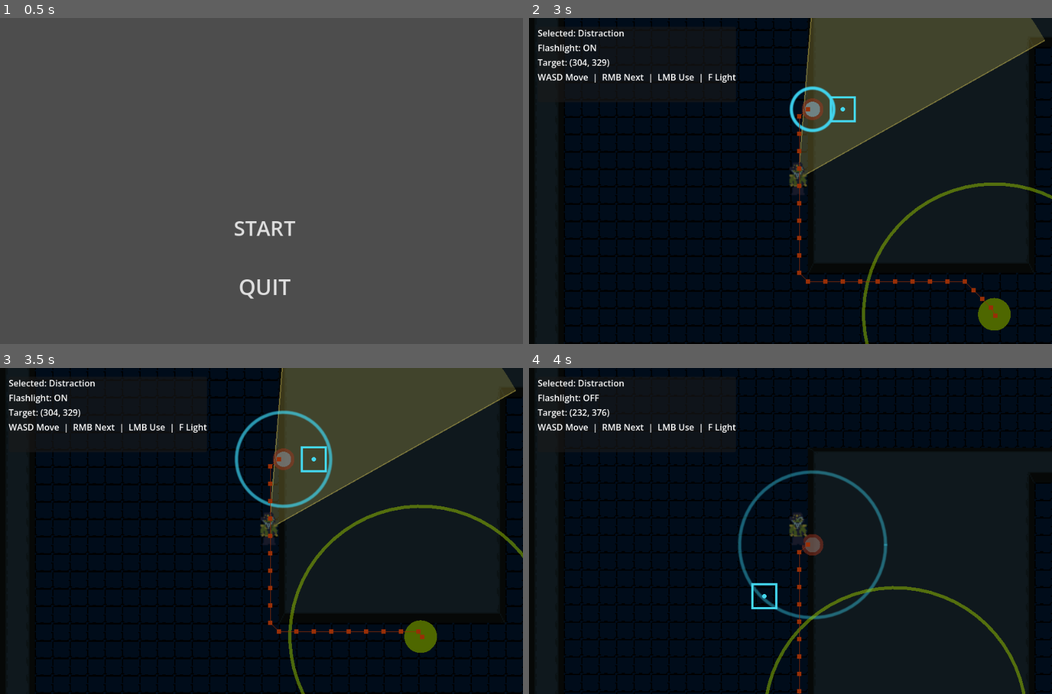
Above: before the commit, frames 1-4 (two rows, left to right).
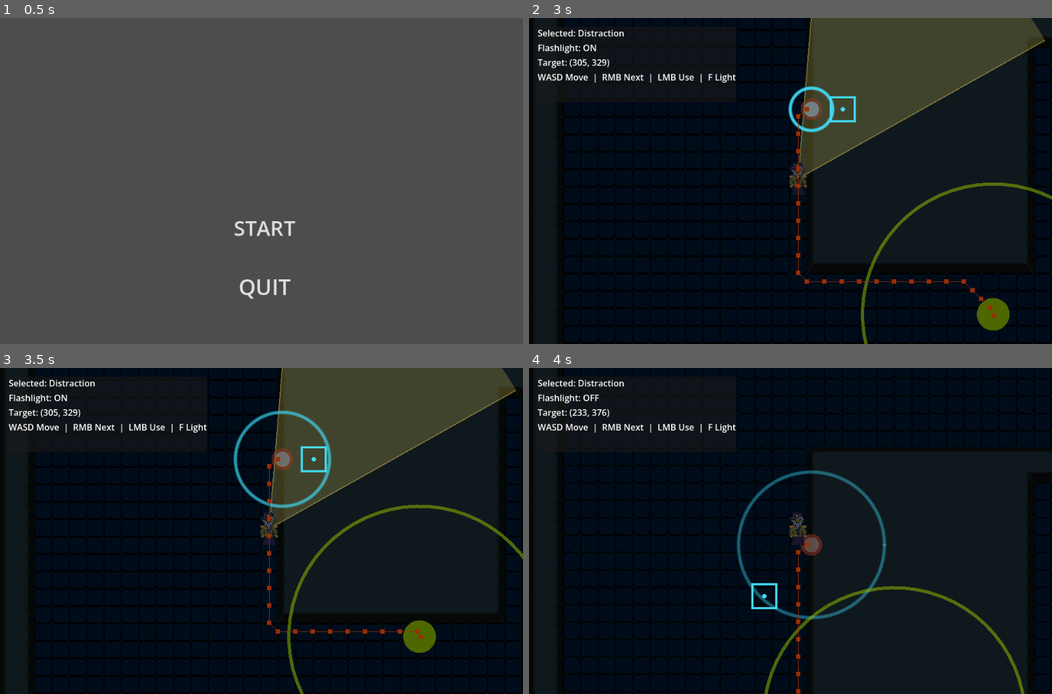
Above: after the commit, the same moments.

Repository: jablonskibrandan/GodotWild98
Game: Godot game, scene res://scenes/main_menu.tscn
The game is run twice, just before and just after one commit, with the same random seed, the same clock (stepped at 60 frames per second) and the same inputs.
Inputs (mouse positions are in pixels of both pictures, inside the frame that each line leads up to):
- Up to frame 1 (0.5 s): no input
- Up to frame 2 (3 s): click "START" at 0.5 s; tap Enter at 1.25 s; move the mouse to (905, 164) at 1.27 s; hold D (move_right) 1.28-2.03 s; hold F (flashlight_toggle) 1.28-2.03 s; move the mouse to (685, 197) at 2.02 s; hold S (move_down) 2.03-2.78 s; right-click (685, 197) at 2.1 s; move the mouse to (842, 109) at 2.77 s; press the mouse at (842, 109) at 2.78 s; hold D (move_right) from 2.78 s (still down)
- Up to frame 3 (3.5 s): keep holding D (move_right)
- Up to frame 4 (4 s): move the mouse to (764, 596) at 3.52 s; release D (move_right) at 3.53 s; release the mouse at (764, 596) at 3.53 s; hold W (move_up) from 3.53 s (still down); tap F (flashlight_toggle) at 3.6 s

Frame 1 is identical in both runs. In frame 2, 3.7% of the frame differs, in the area x 6-100%, y 0-100%; in frame 3, 4.0%; in frame 4, 4.1%.

Commit message:
Player sprites

Diff:
--- a/scenes/floor_one.tscn
+++ b/scenes/floor_one.tscn
@@ -428,24 +428,275 @@
 navigation_layer_0/layers = 1
 sources/0 = SubResource("TileSetAtlasSource_y0f35")
 
+[sub_resource type="AtlasTexture" id="AtlasTexture_y0f35"]
+atlas = ExtResource("9_y0f35")
+region = Rect2(0, 32, 32, 32)
+
 [sub_resource type="AtlasTexture" id="AtlasTexture_fs03o"]
 atlas = ExtResource("9_y0f35")
+region = Rect2(32, 32, 32, 32)
+
+[sub_resource type="AtlasTexture" id="AtlasTexture_h4j6i"]
+atlas = ExtResource("9_y0f35")
+region = Rect2(64, 32, 32, 32)
+
+[sub_resource type="AtlasTexture" id="AtlasTexture_dptav"]
+atlas = ExtResource("9_y0f35")
+region = Rect2(96, 32, 32, 32)
+
+[sub_resource type="AtlasTexture" id="AtlasTexture_msa8h"]
+atlas = ExtResource("9_y0f35")
+region = Rect2(0, 160, 32, 32)
+
+[sub_resource type="AtlasTexture" id="AtlasTexture_23owd"]
+atlas = ExtResource("9_y0f35")
+region = Rect2(32, 160, 32, 32)
+
+[sub_resource type="AtlasTexture" id="AtlasTexture_cxkl3"]
+atlas = ExtResource("9_y0f35")
+region = Rect2(64, 160, 32, 32)
+
+[sub_resource type="AtlasTexture" id="AtlasTexture_vkvx5"]
+atlas = ExtResource("9_y0f35")
+region = Rect2(96, 160, 32, 32)
+
+[sub_resource type="AtlasTexture" id="AtlasTexture_lqc1n"]
+atlas = ExtResource("9_y0f35")
+region = Rect2(0, 96, 32, 32)
+
+[sub_resource type="AtlasTexture" id="AtlasTexture_oxksq"]
+atlas = ExtResource("9_y0f35")
+region = Rect2(32, 96, 32, 32)
+
+[sub_resource type="AtlasTexture" id="AtlasTexture_64w8r"]
+atlas = ExtResource("9_y0f35")
+region = Rect2(64, 96, 32, 32)
+
+[sub_resource type="AtlasTexture" id="AtlasTexture_smpjq"]
+atlas = ExtResource("9_y0f35")
+region = Rect2(96, 96, 32, 32)
+
+[sub_resource type="AtlasTexture" id="AtlasTexture_w7bat"]
+atlas = ExtResource("9_y0f35")
+region = Rect2(0, 224, 32, 32)
+
+[sub_resource type="AtlasTexture" id="AtlasTexture_ejfhi"]
+atlas = ExtResource("9_y0f35")
+region = Rect2(32, 224, 32, 32)
+
+[sub_resource type="AtlasTexture" id="AtlasTexture_o7p0c"]
+atlas = ExtResource("9_y0f35")
+region = Rect2(64, 224, 32, 32)
+
+[sub_resource type="AtlasTexture" id="AtlasTexture_pqapc"]
+atlas = ExtResource("9_y0f35")
+region = Rect2(96, 224, 32, 32)
+
+[sub_resource type="AtlasTexture" id="AtlasTexture_iff7v"]
+atlas = ExtResource("9_y0f35")
+region = Rect2(32, 0, 32, 32)
+
+[sub_resource type="AtlasTexture" id="AtlasTexture_0sur2"]
+atlas = ExtResource("9_y0f35")
 region = Rect2(0, 0, 32, 32)
+
+[sub_resource type="AtlasTexture" id="AtlasTexture_ap1ie"]
+atlas = ExtResource("9_y0f35")
+region = Rect2(96, 0, 32, 32)
+
+[sub_resource type="AtlasTexture" id="AtlasTexture_2q86r"]
+atlas = ExtResource("9_y0f35")
+region = Rect2(64, 0, 32, 32)
+
+[sub_resource type="AtlasTexture" id="AtlasTexture_tc85r"]
+atlas = ExtResource("9_y0f35")
+region = Rect2(0, 128, 32, 32)
+
+[sub_resource type="AtlasTexture" id="AtlasTexture_fio2n"]
+atlas = ExtResource("9_y0f35")
+region = Rect2(32, 128, 32, 32)
+
+[sub_resource type="AtlasTexture" id="AtlasTexture_bkyrt"]
+atlas = ExtResource("9_y0f35")
+region = Rect2(64, 128, 32, 32)
+
+[sub_resource type="AtlasTexture" id="AtlasTexture_8uit6"]
+atlas = ExtResource("9_y0f35")
+region = Rect2(96, 128, 32, 32)
+
+[sub_resource type="AtlasTexture" id="AtlasTexture_orvdm"]
+atlas = ExtResource("9_y0f35")
+region = Rect2(0, 64, 32, 32)
+
+[sub_resource type="AtlasTexture" id="AtlasTexture_6en3g"]
+atlas = ExtResource("9_y0f35")
+region = Rect2(32, 64, 32, 32)
+
+[sub_resource type="AtlasTexture" id="AtlasTexture_rjves"]
+atlas = ExtResource("9_y0f35")
+region = Rect2(64, 64, 32, 32)
+
+[sub_resource type="AtlasTexture" id="AtlasTexture_2md2d"]
+atlas = ExtResource("9_y0f35")
+region = Rect2(96, 64, 32, 32)
+
+[sub_resource type="AtlasTexture" id="AtlasTexture_wa67b"]
+atlas = ExtResource("9_y0f35")
+region = Rect2(0, 192, 32, 32)
+
+[sub_resource type="AtlasTexture" id="AtlasTexture_3s0ep"]
+atlas = ExtResource("9_y0f35")
+region = Rect2(32, 192, 32, 32)
+
+[sub_resource type="AtlasTexture" id="AtlasTexture_381xd"]
+atlas = ExtResource("9_y0f35")
+region = Rect2(64, 192, 32, 32)
+
+[sub_resource type="AtlasTexture" id="AtlasTexture_h536b"]
+atlas = ExtResource("9_y0f35")
+region = Rect2(96, 192, 32, 32)
 
 [sub_resource type="SpriteFrames" id="SpriteFrames_wd5ij"]
 animations = [{
 "frames": [{
+"duration": 2.0,
+"texture": SubResource("AtlasTexture_y0f35")
+}, {
 "duration": 1.0,
 "texture": SubResource("AtlasTexture_fs03o")
+}, {
+"duration": 1.0,
+"texture": SubResource("AtlasTexture_h4j6i")
+}, {
+"duration": 1.0,
+"texture": SubResource("AtlasTexture_dptav")
 }],
-"loop": 0,
-"name": &"default",
+"loop": 1,
+"name": &"idle_down",
+"speed": 5.0
+}, {
+"frames": [{
+"duration": 2.0,
+"texture": SubResource("AtlasTexture_msa8h")
+}, {
+"duration": 1.0,
+"texture": SubResource("AtlasTexture_23owd")
+}, {
+"duration": 1.0,
+"texture": SubResource("AtlasTexture_cxkl3")
+}, {
+"duration": 1.0,
+"texture": SubResource("AtlasTexture_vkvx5")
+}],
+"loop": 1,
+"name": &"idle_left",
+"speed": 5.0
+}, {
+"frames": [{
+"duration": 2.0,
+"texture": SubResource("AtlasTexture_lqc1n")
+}, {
+"duration": 1.0,
+"texture": SubResource("AtlasTexture_oxksq")
+}, {
+"duration": 1.0,
+"texture": SubResource("AtlasTexture_64w8r")
+}, {
+"duration": 1.0,
+"texture": SubResource("AtlasTexture_smpjq")
+}],
+"loop": 1,
+"name": &"idle_right",
+"speed": 5.0
+}, {
+"frames": [{
+"duration": 2.0,
+"texture": SubResource("AtlasTexture_w7bat")
+}, {
+"duration": 1.0,
+"texture": SubResource("AtlasTexture_ejfhi")
+}, {
+"duration": 1.0,
+"texture": SubResource("AtlasTexture_o7p0c")
+}, {
+"duration": 1.0,
+"texture": SubResource("AtlasTexture_pqapc")
+}],
+"loop": 1,
+"name": &"idle_up",
+"speed": 5.0
+}, {
+"frames": [{
+"duration": 1.0,
+"texture": SubResource("AtlasTexture_iff7v")
+}, {
+"duration": 1.0,
+"texture": SubResource("AtlasTexture_0sur2")
+}, {
+"duration": 1.0,
+"texture": SubResource("AtlasTexture_ap1ie")
+}, {
+"duration": 1.0,
+"texture": SubResource("AtlasTexture_2q86r")
+}],
+"loop": 1,
+"name": &"walk_down",
+"speed": 5.0
+}, {
+"frames": [{
+"duration": 1.0,
+"texture": SubResource("AtlasTexture_tc85r")
+}, {
+"duration": 1.0,
+"texture": SubResource("AtlasTexture_fio2n")
+}, {
+"duration": 1.0,
+"texture": SubResource("AtlasTexture_bkyrt")
+}, {
+"duration": 1.0,
+"texture": SubResource("AtlasTexture_8uit6")
+}],
+"loop": 1,
+"name": &"walk_left",
+"speed": 5.0
+}, {
+"frames": [{
+"duration": 1.0,
+"texture": SubResource("AtlasTexture_orvdm")
+}, {
+"duration": 1.0,
+"texture": SubResource("AtlasTexture_6en3g")
+}, {
+"duration": 1.0,
+"texture": SubResource("AtlasTexture_rjves")
+}, {
+"duration": 1.0,
+"texture": SubResource("AtlasTexture_2md2d")
+}],
+"loop": 1,
+"name": &"walk_right",
+"speed": 5.0
+}, {
+"frames": [{
+"duration": 1.0,
+"texture": SubResource("AtlasTexture_wa67b")
+}, {
+"duration": 1.0,
+"texture": SubResource("AtlasTexture_3s0ep")
+}, {
+"duration": 1.0,
+"texture": SubResource("AtlasTexture_381xd")
+}, {
+"duration": 1.0,
+"texture": SubResource("AtlasTexture_h536b")
+}],
+"loop": 1,
+"name": &"walk_up",
 "speed": 5.0
 }]
 
-[sub_resource type="CapsuleShape2D" id="CapsuleShape2D_y0f35"]
-radius = 6.0
-height = 18.0
+[sub_resource type="RectangleShape2D" id="RectangleShape2D_w3p8w"]
+size = Vector2(16, 15.999992)
 
 [node name="FloorOne" type="Node2D" unique_id=1776846106]
 script = ExtResource("1_floor")
@@ -489,16 +740,20 @@
 script = ExtResource("5_player")
 
 [node name="AnimatedSprite2D" type="AnimatedSprite2D" parent="Player" unique_id=1280238822]
+modulate = Color(0.974014, 0.810853, 1, 1)
+texture_filter = 1
 sprite_frames = SubResource("SpriteFrames_wd5ij")
+animation = &"idle_down"
+frame_progress = 0.16918927
 
 [node name="Camera2D" type="Camera2D" parent="Player" unique_id=853646388]
 position = Vector2(-7, 2)
 zoom = Vector2(2, 2)
 
 [node name="CollisionShape2D" type="CollisionShape2D" parent="Player" unique_id=1492954828]
-position = Vector2(0, 12)
+position = Vector2(0, 8)
 rotation = 1.5707964
-shape = SubResource("CapsuleShape2D_y0f35")
+shape = SubResource("RectangleShape2D_w3p8w")
 
 [node name="TargetCursor" type="Node2D" parent="." unique_id=1575986569]
 script = ExtResource("6_target")
Not shown: 1 places in scenes/floor_one.tscn that only renumber resources
Binary file changed: visuals/player/cap_frog.png
Not shown, changed: visuals/player/cap_frog.png.import
